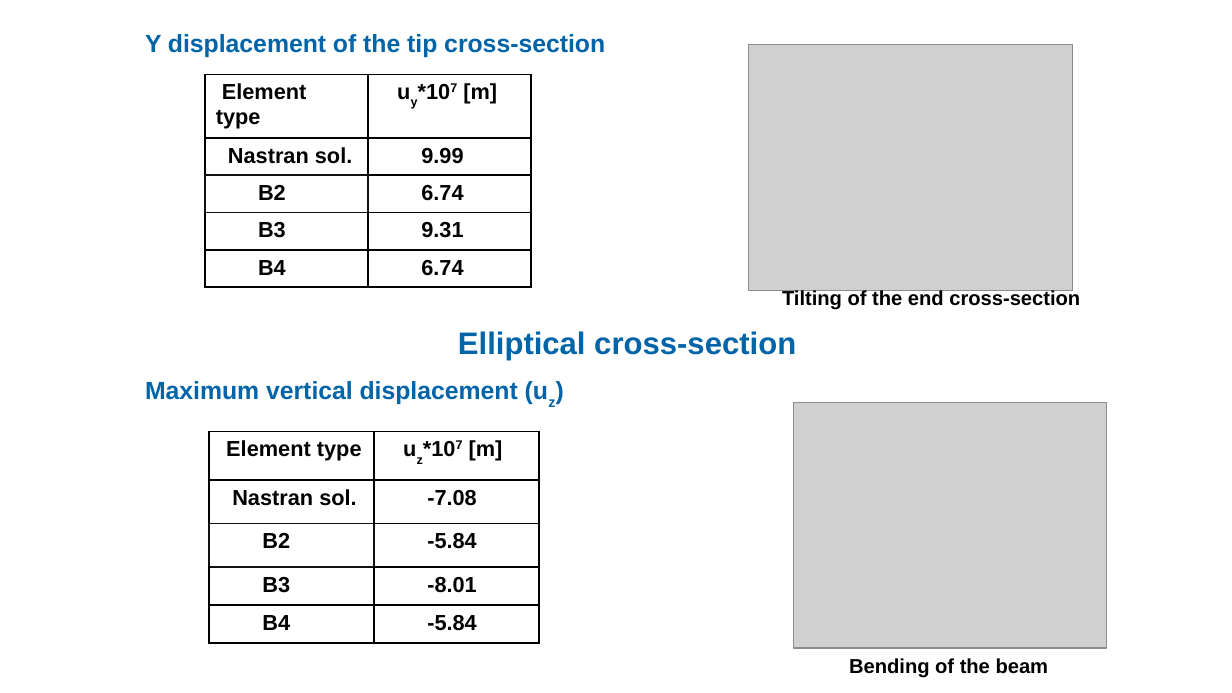
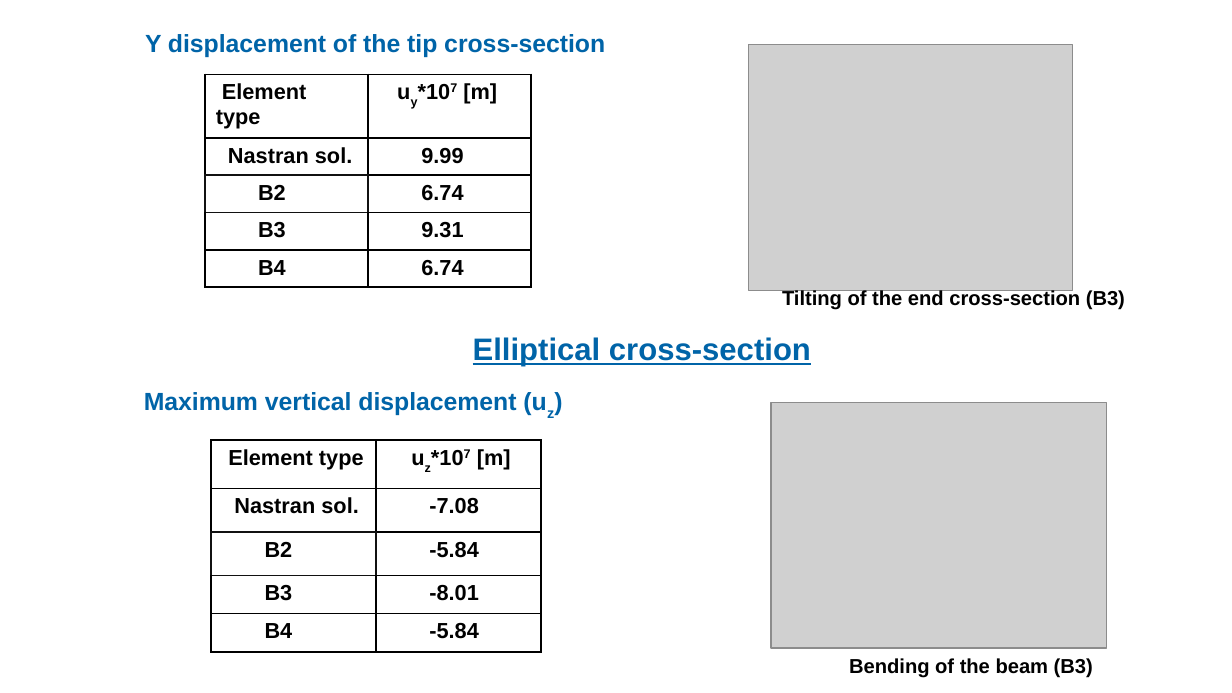
Before and after one commit to ARUN-PRAKASH-95/PPP-presentations, a slide deck: slide 10 of PPPSS19_63876_ARUN_PRAKASH_GANAPATHY.odp. Drawn at 1232x693 pixels with LibreOffice and Linux fonts; fonts in the diff are those of the drawing; grey boxes stand for pictures; background and template pictures are left out. Boxes give left, top, right and bottom in pixels: in the first picture for what was removed or moved away, otherwise in the second. Text is boxed around its words. In the diff, an @@ line names an element or a change of style, - is before the commit and + after.

Commit message:
slides done

```diff
--- a/PPPSS19_63876_ARUN_PRAKASH_GANAPATHY.odp
+++ b/PPPSS19_63876_ARUN_PRAKASH_GANAPATHY.odp
@@ text at (782, 289, 1125, 310): text changed @@
-Tilting of the end cross-section
+Tilting of the end cross-section (B3)
@@ text "Elliptical cross-section": place and size @@
-text "Elliptical cross-section" at (458, 331, 796, 360)
+text "Elliptical cross-section" at (473, 337, 811, 366)
@@ text "Elliptical cross-section" at (473, 337, 811, 366): underline on @@
@@ text "Maximum vertical displacement (uz)": place and size @@
-text "Maximum vertical displacement (uz)" at (145, 381, 518, 404)
+text "Maximum vertical displacement (uz)" at (144, 392, 516, 415)
@@ picture: place and size @@
-picture at (794, 402, 1107, 648)
+picture at (771, 402, 1107, 648)
@@ table: place and size @@
-table at (209, 432, 539, 643)
+table at (211, 440, 541, 652)
@@ text at (849, 658, 1093, 678): text changed @@
-Bending of the beam
+Bending of the beam (B3)
```
Also in this commit, not shown: 7 other slides changed, 1 slide added.
